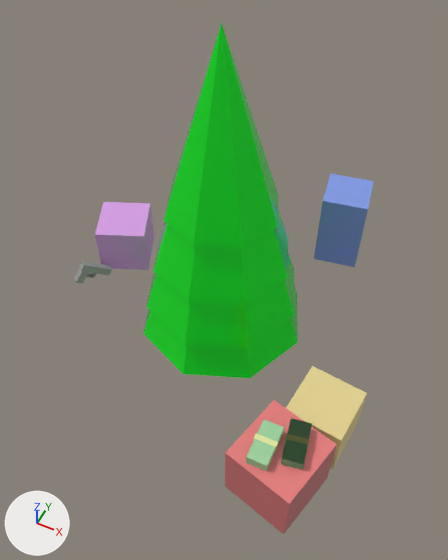
Before and after pictures for a commit that changed the glTF model sensitive.contents/public/assets/blog/christmas/scene.gltf.
Both versions are drawn from a 50 mm lens placed at (2.5, -4.95, 6.99), pointed at (0.31, -0.57, 1.51). Lighting does not change. The marker at lower left points along +X, +Y and +Z. Where no turn or scale is listed for an object, it has been applied to the vertices. Vertices at the same position are counted once.
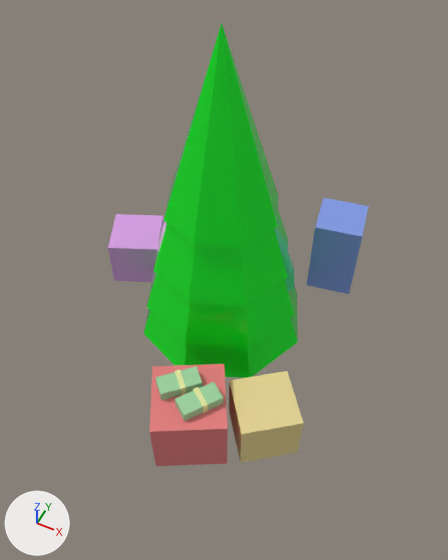
Location of each change, (x1, y1, x2, y2) in pixels of the pictures (448 x 560 px):
'Cube', deleted (pink)
    before: (225, 400, 337, 534)
'Cube.7-Mat.5', added
    after: (229, 371, 304, 463)
'Cube.7-Mat.3', added (pink)
    after: (150, 364, 228, 466)
'Cube.2', mesh moved
    before: (314, 173, 374, 267)
    after: (307, 198, 369, 294)
'Cube.4', moved
    before: (95, 202, 154, 270)
    after: (108, 214, 164, 282)
'Cube.3', deleted
    before: (286, 366, 367, 469)
'Cube.7-Mat.9', mesh turned, moved
    before: (246, 418, 312, 472)
    after: (155, 366, 223, 421)
'Cube.7-Mat.10', mesh turned, moved
    before: (253, 433, 310, 452)
    after: (175, 369, 208, 413)
'Cube.6', mesh moved (not visible afterwards)
    before: (74, 261, 112, 284)

Edits to the bpy script that builds the scene:
```text
Change me_cube_7_mat_9:
    where me_cube_7_mat_9.from_pydata(...)  # 16 vertices, 24 faces; spans x -1.106..-0.526, y -1.263..-0.594, z -0.096..0.096
    used by ob_cube_7_mat_9; location = (2.48, -0.96, 0.86)
    me_cube_7_mat_9 part 1: the whole mesh is turned -47.1 degrees about the z axis through its middle, then moved by (-0.774, 0.585, 0.28)
Change me_cube_7_mat_10:
    where me_cube_7_mat_10.from_pydata(...)  # 16 vertices, 24 faces; spans x -1.114..-0.563, y -1.034..-0.782, z -0.096..0.101
    used by ob_cube_7_mat_10; location = (2.48, -0.96, 0.86)
    me_cube_7_mat_10 part 2: the whole mesh is turned -47.1 degrees about the z axis through its middle, then moved by (-0.751, 0.594, 0.28)
Change me_cube_6:
    where me_cube_6.from_pydata(...)  # 44 vertices, 84 faces; spans x -2.003..-1.575, y 2.491..2.991, z -1.051..-0.693
    used by ob_cube_6; location = (-0.26, -2.96, 1.08)
    me_cube_6 part 3: the whole mesh is moved by (0.539, 1.382, 0.0)
Change me_cube_2:
    where me_cube_2.from_pydata(...)  # 8 vertices, 12 faces; spans x -0.777..-0.035, y -1.228..-0.486, z -0.47..0.72
    used by ob_cube_2; location = (1.41, 2.91, 0.45)
    me_cube_2 part 4: the whole mesh is moved by (0.101, -0.56, 0.0)
Add me_cube_7_mat_3:
    me_cube_7_mat_3.from_pydata([(-1.44, 0.224, -0.606), (-1.44, 0.224, 0.246), (-2.185, -0.187, -0.606), (-2.185, -0.187, 0.246), (-1.773, -0.933, -0.606), (-1.773, -0.933, 0.246), (-1.028, -0.521, -0.606), (-1.028, -0.521, 0.246)], [], [(4, 2, 6), (3, 5, 1), (0, 1, 6), (6, 7, 4), (4, 5, 2), (2, 3, 0), (2, 0, 6), (5, 7, 1), (1, 7, 6), (7, 5, 4), (5, 3, 2), (3, 1, 0)])
    me_cube_7_mat_3.materials.append(mat_mat_3)  # pink #e77e7e
Add me_cube_7_mat_5:
    me_cube_7_mat_5.from_pydata([(-0.764, 0.577, -0.638), (-0.764, 0.577, 0.079), (-1.333, 0.141, -0.638), (-1.333, 0.141, 0.079), (-0.897, -0.428, -0.638), (-0.897, -0.428, 0.079), (-0.328, 0.008, -0.638), (-0.328, 0.008, 0.079)], [], [(4, 2, 6), (3, 5, 1), (0, 1, 6), (6, 7, 4), (4, 5, 2), (2, 3, 0), (2, 0, 6), (5, 7, 1), (1, 7, 6), (7, 5, 4), (5, 3, 2), (3, 1, 0)])
    me_cube_7_mat_5.materials.append(mat_mat_5)  # yellow #e7d492
Change ob_cube_7_mat_9:
    ob_cube_7_mat_9.location: (2.48, -0.96, 0.86) -> (2.07, -1.44, 0.58)
Change ob_cube_7_mat_10:
    ob_cube_7_mat_10.location: (2.48, -0.96, 0.86) -> (2.07, -1.44, 0.58)
Change ob_cube_4:
    ob_cube_4.location: (-1.9, 0.5, 0.35) -> (-1.64, 0.43, 0.26)
Remove ob_cube_3:
    ob_cube_3 = bpy.data.objects.new('Cube.3', me_cube_3)
    ob_cube_3.location = (1.88, -1.05, 0.3)
Remove ob_cube:
    ob_cube = bpy.data.objects.new('Cube', me_cube)
    ob_cube.location = (1.66, -1.91, 0.4)
Add ob_cube_7_mat_3:
    ob_cube_7_mat_3 = bpy.data.objects.new('Cube.7-Mat.3', me_cube_7_mat_3)
    ob_cube_7_mat_3.location = (2.07, -1.44, 0.58)
Add ob_cube_7_mat_5:
    ob_cube_7_mat_5 = bpy.data.objects.new('Cube.7-Mat.5', me_cube_7_mat_5)
    ob_cube_7_mat_5.location = (2.07, -1.44, 0.58)
```
